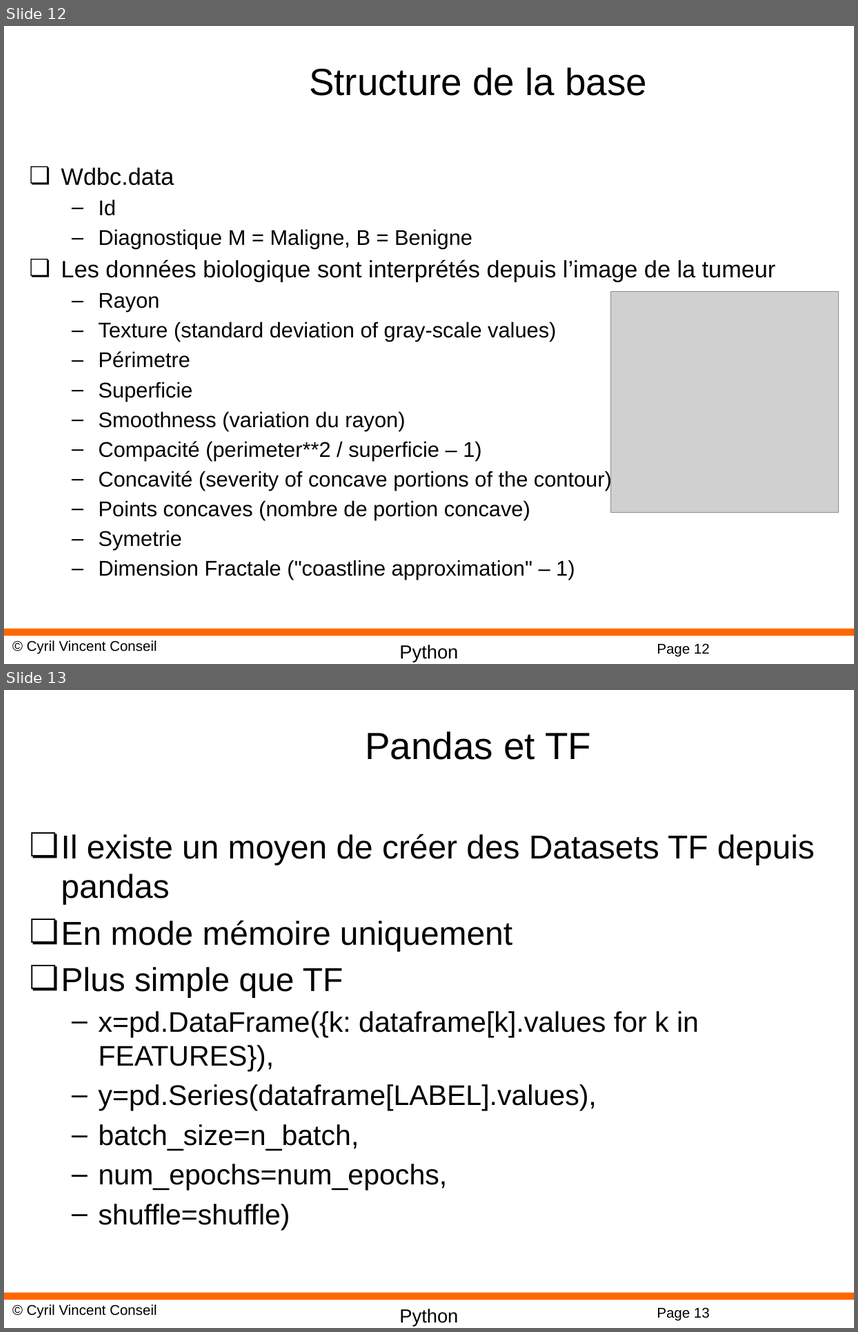
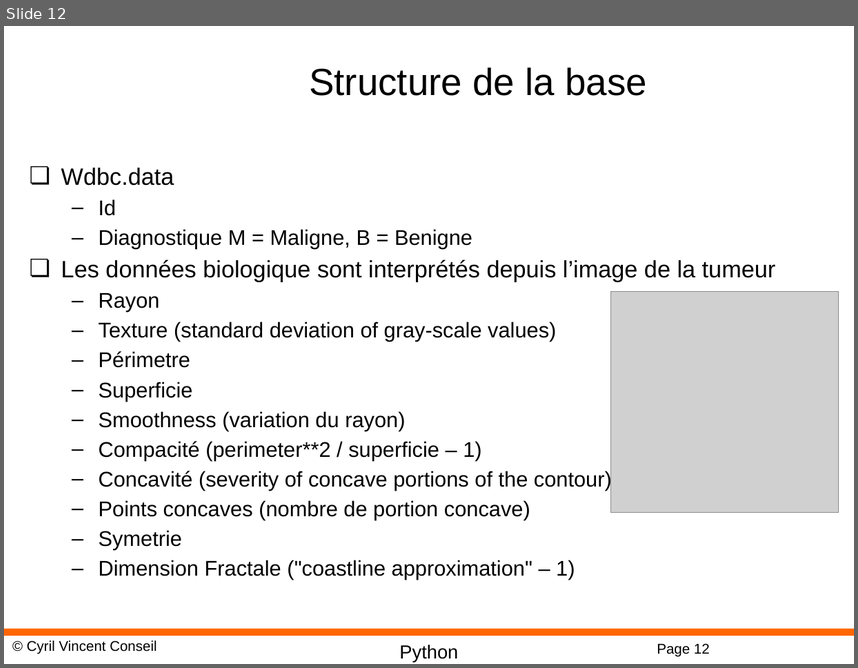
Before and after one commit to cyrilvincent/ML, a slide deck: PPT/MachineLearning12-Pandas.pptx. Shown one above the other, each under a label of ours: slides 12 and 13 before the commit, slide 12 after it. The pictures are 858x1332 and 858x668 pixels, drawn with LibreOffice and Linux fonts; fonts in the diff are those of the drawing; grey boxes stand for pictures; background and template pictures are left out. Boxes give left, top, right and bottom in pixels: in the first picture for what was removed or moved away, otherwise in the second. Text is boxed around its words. In the diff, an @@ line names an element or a change of style, - is before the commit and + after.

```diff
--- a/PPT/MachineLearning12-Pandas.pptx
+++ b/PPT/MachineLearning12-Pandas.pptx
@@ slide 13 removed at bbox=[4, 690, 854, 1328], background #FFFFFF; not listed: 4 template elements that a slide beside it also shows @@
@@ title removed at bbox=[365, 731, 591, 760] @@
-Pandas et TF
@@ text removed at bbox=[61, 834, 815, 1230] @@
-❏ Il existe un moyen de créer des Datasets TF depuis pandas
-❏ En mode mémoire uniquement
-❏ Plus simple que TF
-  – x=pd.DataFrame({k: dataframe[k].values for k in FEATURES}),
-  – y=pd.Series(dataframe[LABEL].values),
-  – batch_size=n_batch,
-  – num_epochs=num_epochs,
-  – shuffle=shuffle)
```
Also in this commit, not shown: 1 other slide removed, 5 other files.
